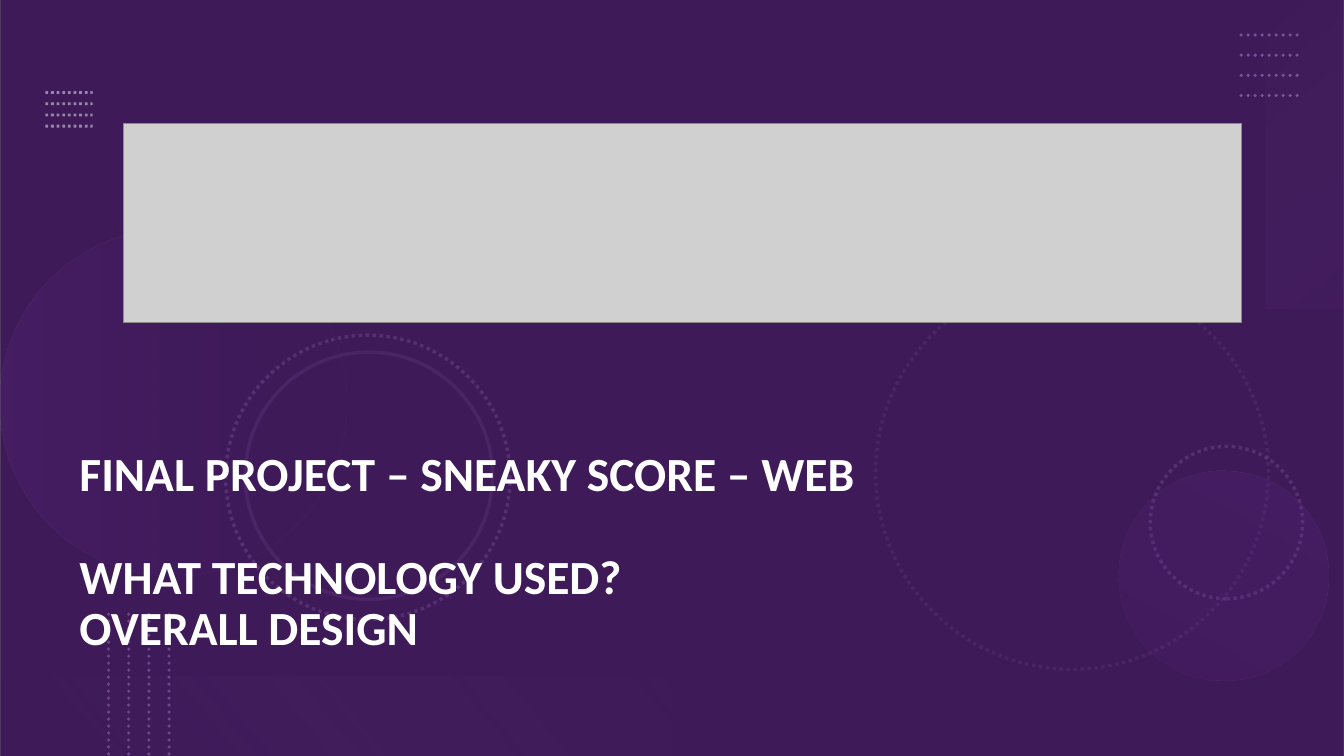
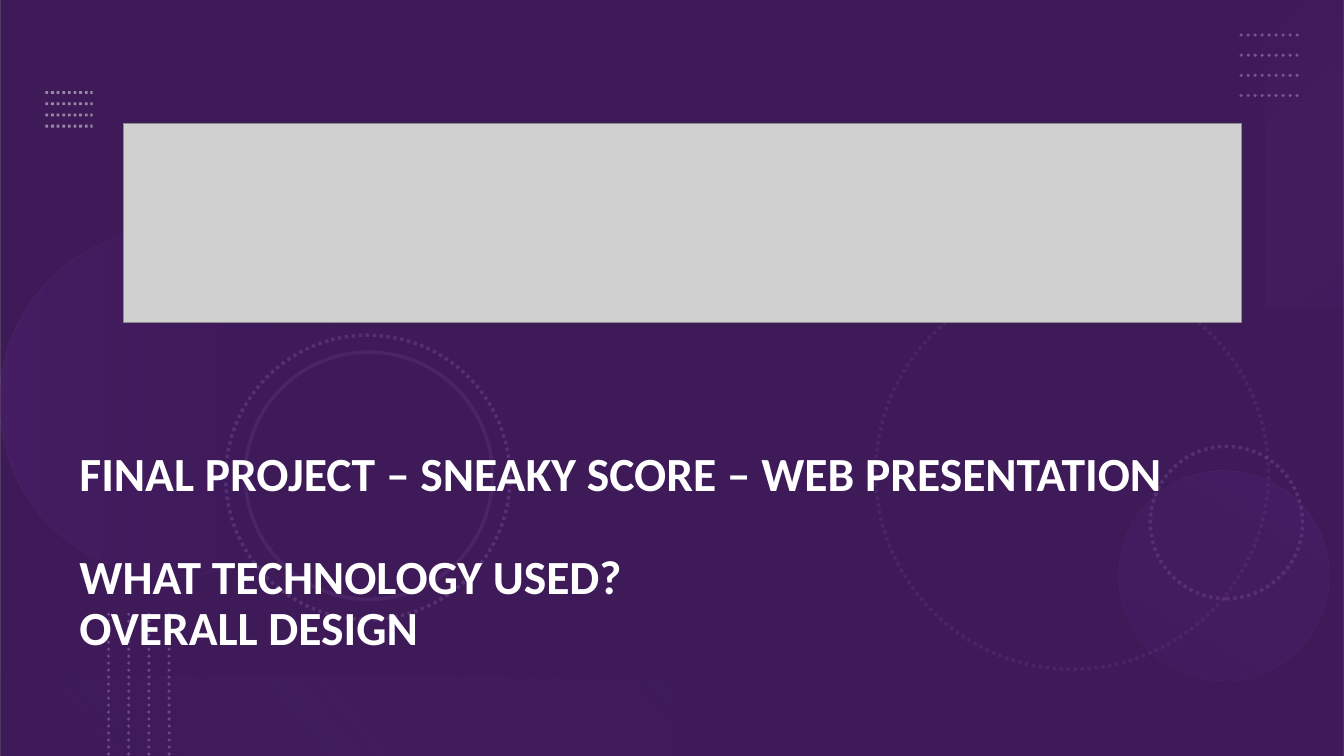
Before and after one commit to sonmiannkim/SneakyScore, a slide deck: slide 1 of FINAL_PROJECT_Web.pptx. Drawn at 1344x756 pixels with LibreOffice and Linux fonts; fonts in the diff are those of the drawing; grey boxes stand for pictures. Boxes give left, top, right and bottom in pixels: in the first picture for what was removed or moved away, otherwise in the second. Text is boxed around its words. In the diff, an @@ line names an element or a change of style, - is before the commit and + after.

```diff
--- a/FINAL_PROJECT_Web.pptx
+++ b/FINAL_PROJECT_Web.pptx
@@ title at box(79, 459, 1161, 657): text changed @@
-FINAL PROJECT – SNEAKY SCORE – WEB
-WHAT TECHNOLOGY USED?
-OVERALL DESIGN
+FINAL PROJECT – SNEAKY SCORE – WEB PRESENTATION
+WHAT TECHNOLOGY USED?
+OVERALL DESIGN
```
Also in this commit, not shown: 1 other slide changed, 2 slides added.
